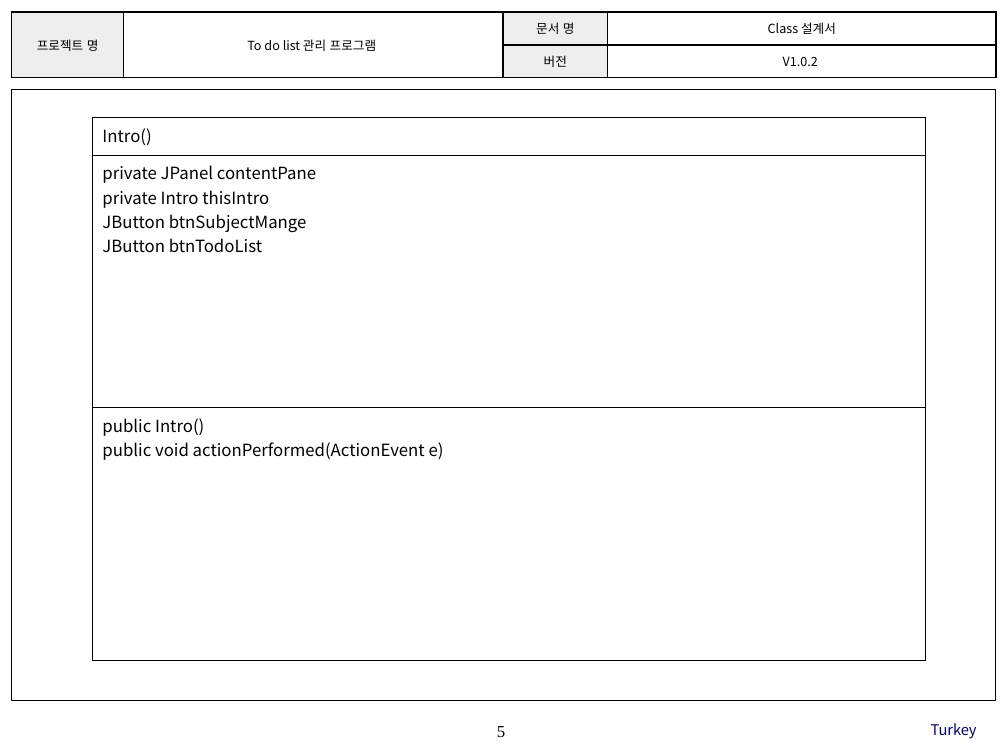
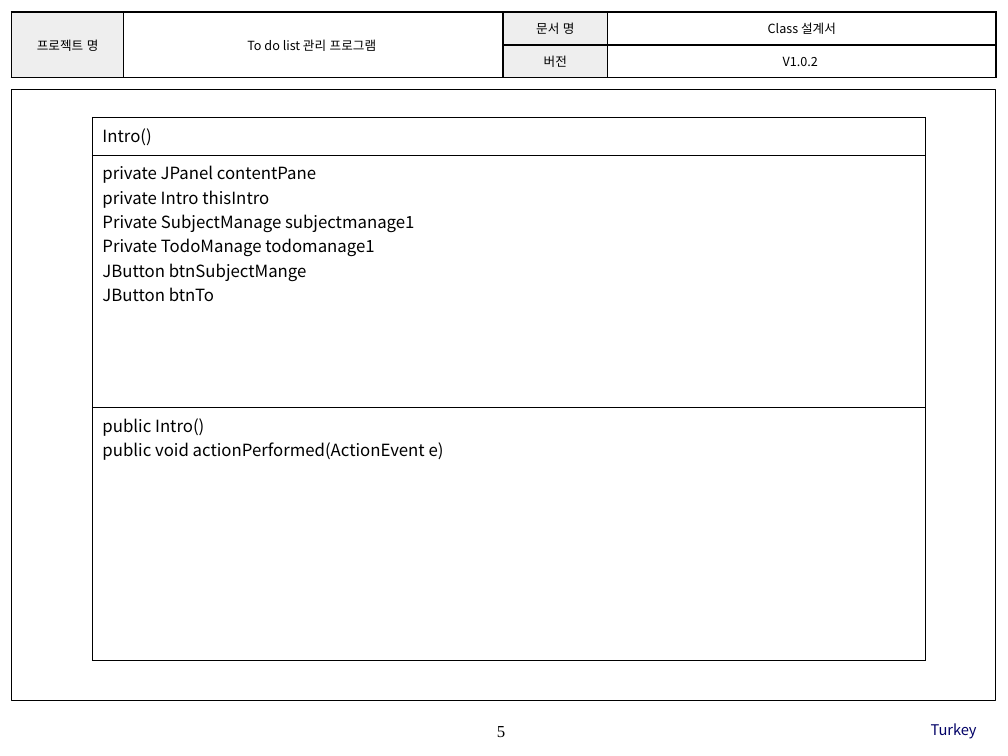
Before and after one commit to SE-admin/7, a slide deck: slide 5 of doc/3_ 설계서/Class Design.pptx. Drawn at 1008x756 pixels with LibreOffice and Linux fonts; fonts in the diff are those of the drawing; background and template pictures are left out. Boxes give left, top, right and bottom in pixels: in the first picture for what was removed or moved away, otherwise in the second. Text is boxed around its words. In the diff, an @@ line names an element or a change of style, - is before the commit and + after.

Commit message:
3_설계서 |doc |subject관리 관련 class 내용 수정 및 TodoSort 클래스 삭제

```diff
--- a/doc/3_ 설계서/Class Design.pptx
+++ b/doc/3_ 설계서/Class Design.pptx
@@ table at [93,118,925,660] @@
-row 2, column 1: private JPanel contentPane / private Intro thisIntro / JButton btnSubjectMange / JButton btnTodoList
+row 2, column 1: private JPanel contentPane / private Intro thisIntro / Private SubjectManage subjectmanage1 / Private TodoManage todomanage1 / JButton btnSubjectMange / JButton btnTo
```
Also in this commit, not shown: 5 other slides changed.
